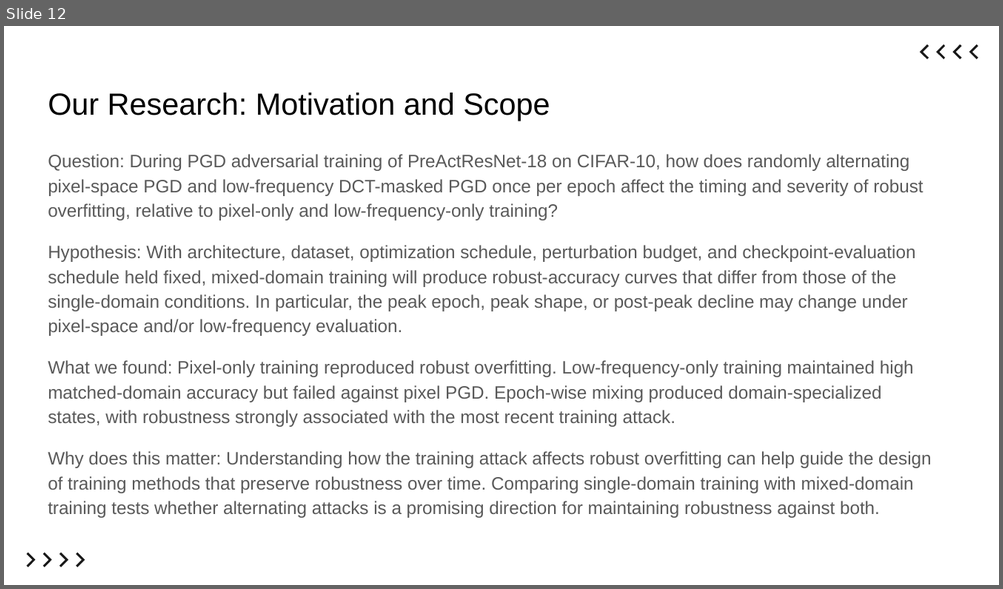
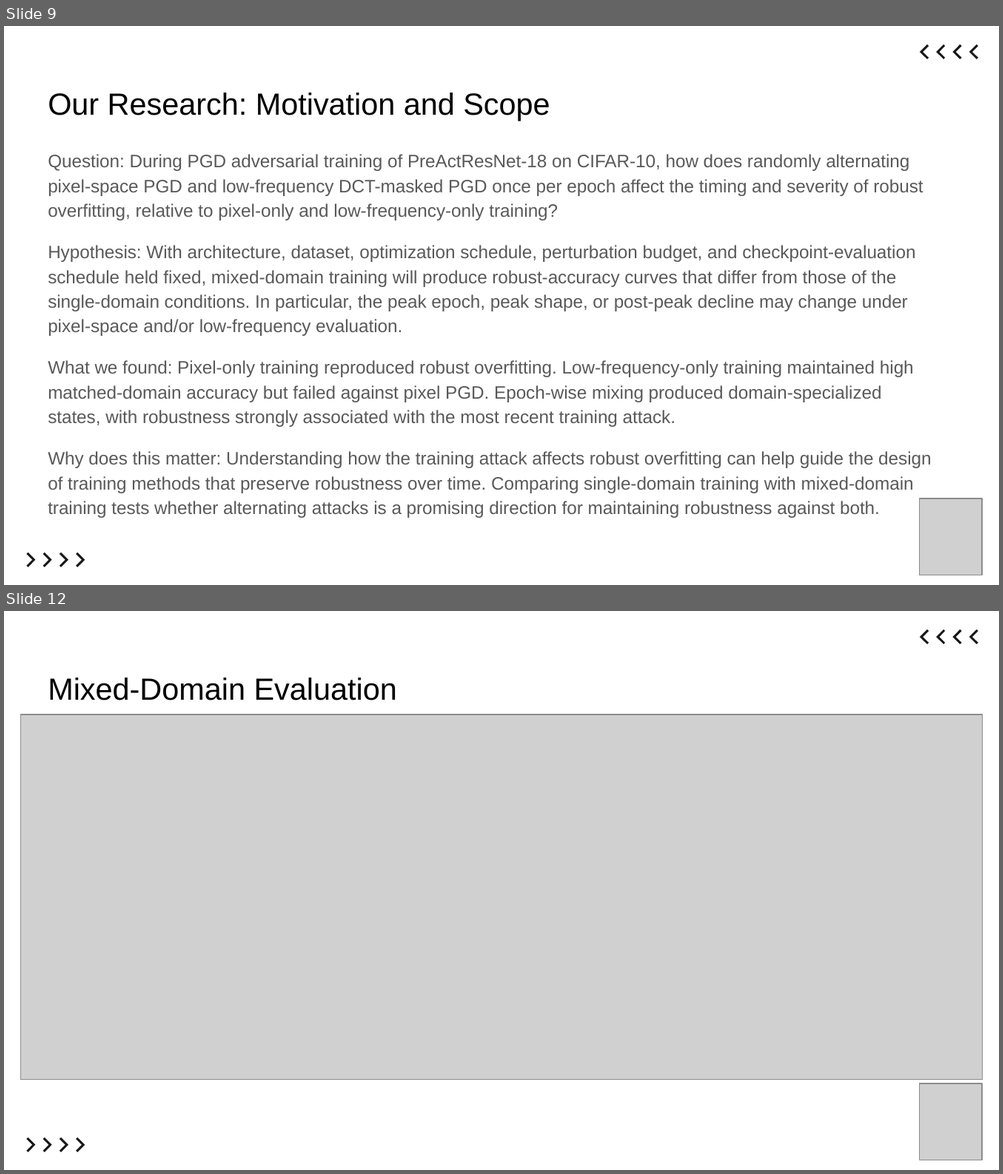
Before and after one commit to ItsKaiwenDu/Robust-Overfitting, a slide deck: report/slides.pptx. Shown one above the other, each under a label of ours: slide 12 before the commit, slides 9 and 12 after it; the slides between them are not shown. The pictures are 1003x589 and 1003x1174 pixels, drawn with LibreOffice and Linux fonts; fonts in the diff are those of the drawing; grey boxes stand for pictures. Boxes give left, top, right and bottom in pixels: in the first picture for what was removed or moved away, otherwise in the second. Text is boxed around its words. In the diff, an @@ line names an element or a change of style, - is before the commit and + after.

```diff
--- a/report/slides.pptx
+++ b/report/slides.pptx
@@ slide 12 added at <box>4,611,999,1170</box>, background #FFFFFF @@
@@ group added at <box>919,629,978,644</box>: 4 freeform shapes @@
@@ title added at <box>48,678,397,701</box>, 22.2 pt, text #000000 @@
+Mixed-Domain Evaluation
@@ picture added at <box>21,715,982,1079</box> @@
@@ picture added at <box>919,1083,982,1160</box> @@
@@ group added at <box>27,1138,85,1153</box>: 4 freeform shapes @@
@@ what was slide 12 is now slide 9 @@
@@ slide 9 changed as well @@
@@ picture added at <box>919,498,982,575</box> @@
```
Also in this commit, not shown: 12 other slides changed, 3 other slides added, 7 slides removed, 11 other files.
